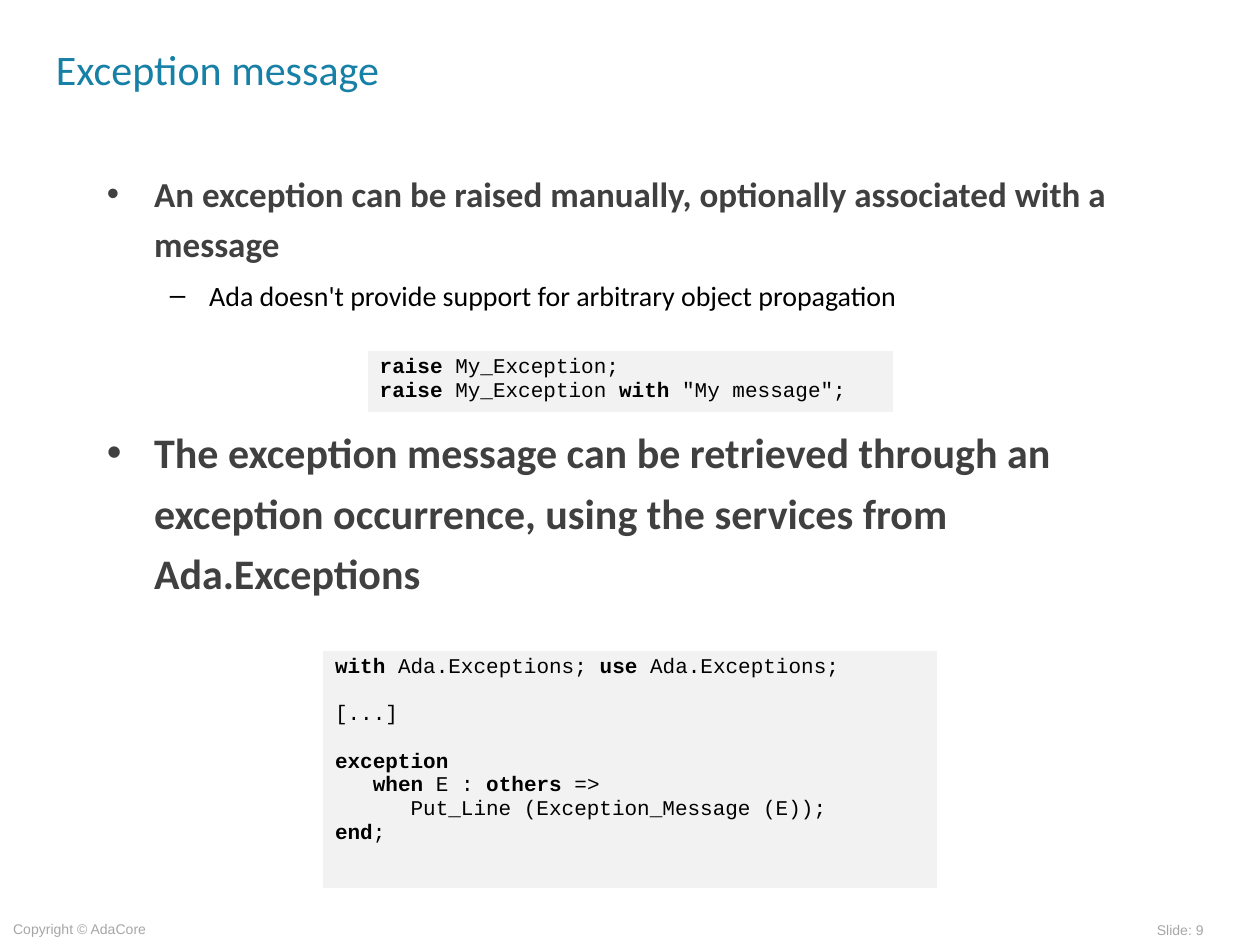
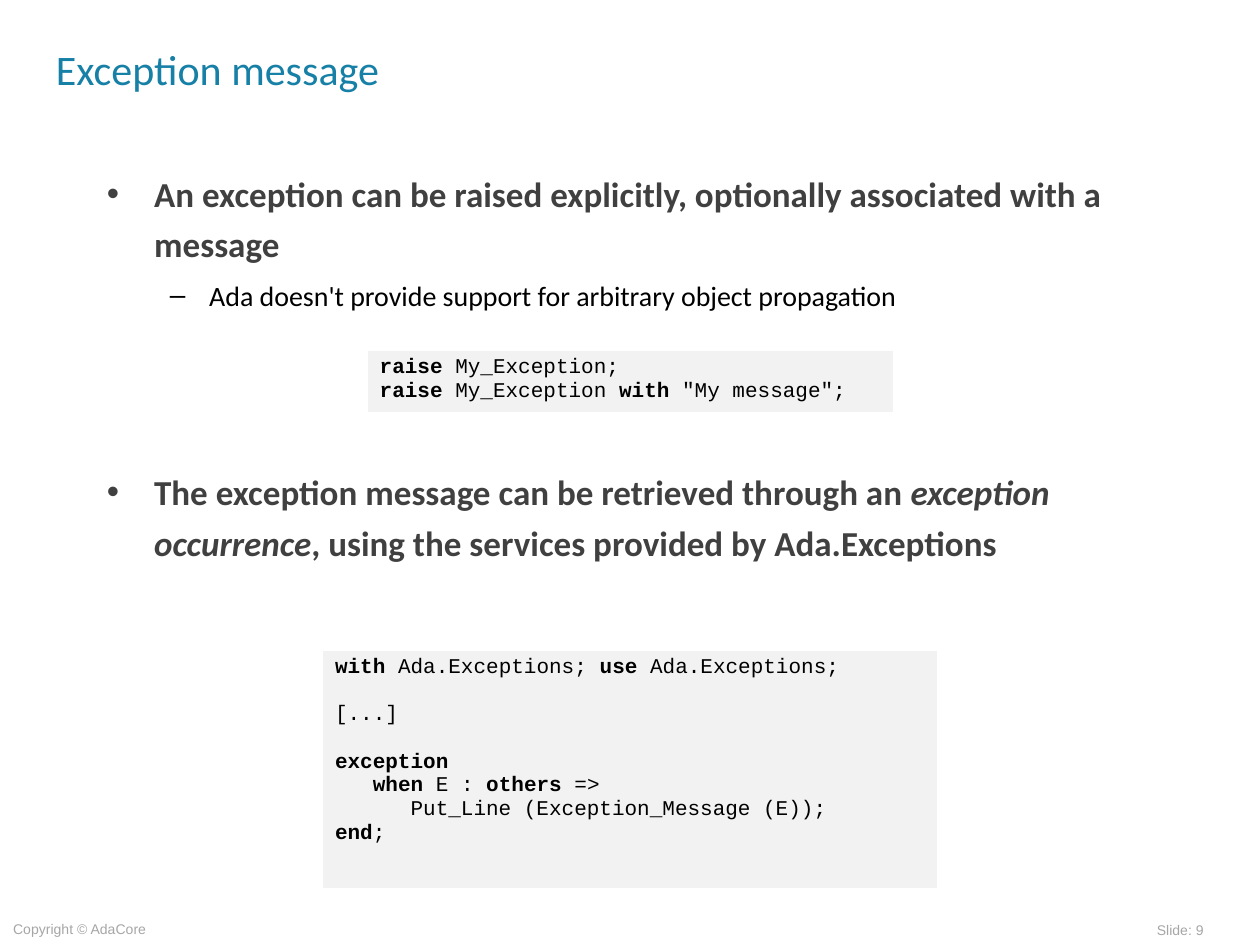
Before and after one commit to AdaCoreU/Courses, a slide deck: slide 9 of lectures/03_Programming_in_the_Large/01_Exceptions/slides/Exceptions.ppt. Drawn at 1260x945 pixels with LibreOffice and Linux fonts; fonts in the diff are those of the drawing; background and template pictures are left out. Boxes give left, top, right and bottom in pixels: in the first picture for what was removed or moved away, otherwise in the second. Text is boxed around its words. In the diff, an @@ line names an element or a change of style, - is before the commit and + after.

```diff
--- a/lectures/03_Programming_in_the_Large/01_Exceptions/slides/Exceptions.ppt
+++ b/lectures/03_Programming_in_the_Large/01_Exceptions/slides/Exceptions.ppt
@@ text at (154, 182, 1101, 263): text changed @@
-• An exception can be raised manually, optionally associated with a message
+• An exception can be raised explicitly, optionally associated with a message
@@ text at (154, 480, 1050, 562): text changed; size 24 to 20 pt @@
-• The exception message can be retrieved through an exception occurrence, using the services from Ada.Exceptions
+• The exception message can be retrieved through an exception occurrence, using the services provided by Ada.Exceptions
```
Also in this commit, not shown: 7 other slides changed, 1 other file.
